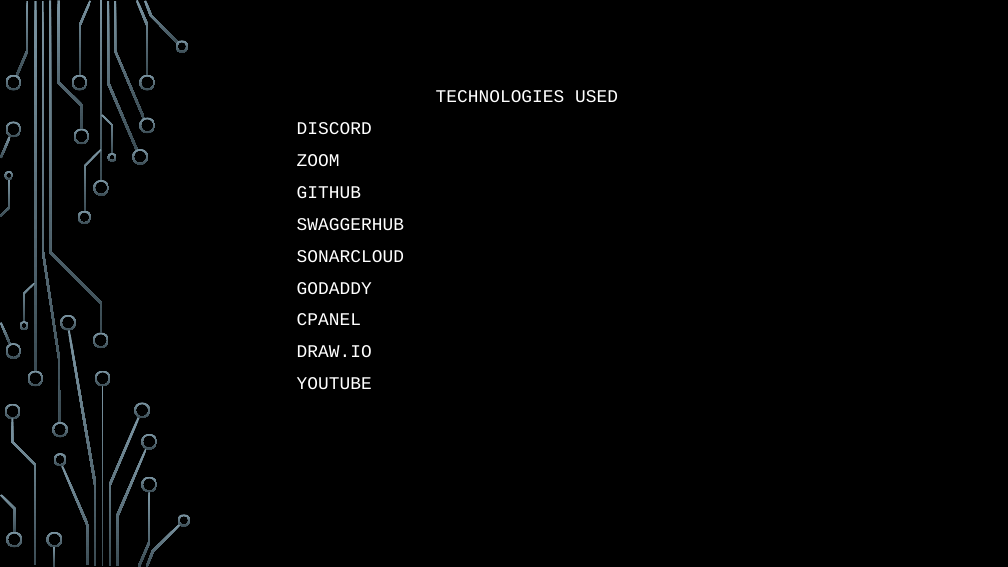
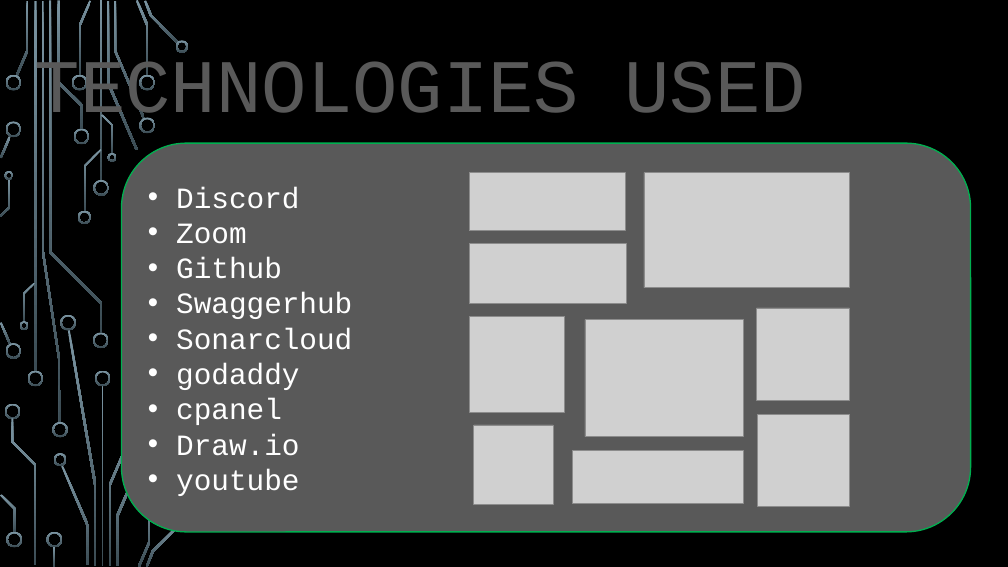
Before and after one commit to dugoatboy/COP4331-Group17-SmallProject, a slide deck: slide 8 of CONNECT.pptm. Drawn at 1008x567 pixels with LibreOffice and Linux fonts; fonts in the diff are those of the drawing; grey boxes stand for pictures; background and template pictures are left out. Boxes give left, top, right and bottom in pixels: in the first picture for what was removed or moved away, otherwise in the second. Text is boxed around its words. In the diff, an @@ line names an element or a change of style, - is before the commit and + after.

```diff
--- a/CONNECT.pptm
+++ b/CONNECT.pptm
@@ subtitle "TECHNOLOGIES USED": place and size @@
-subtitle "TECHNOLOGIES USED" at <box>297,90,618,389</box>
+subtitle "TECHNOLOGIES USED" at <box>35,58,806,134</box>
@@ subtitle "TECHNOLOGIES USED" at <box>35,58,806,134</box>: size 17 to 72 pt, text colour #FFFFFF to #595959; line spacing 1 to 1.2 @@
@@ rounded rectangle added at <box>122,143,971,532</box>, fill #595959, outline #00B050 1.25 pt, 28 pt, text #FFFFFF @@
+• Discord
+• Zoom
+• Github
+• Swaggerhub
+• Sonarcloud
+• godaddy
+• cpanel
+• Draw.io
+• youtube
@@ subtitle at <box>297,122,404,389</box>: paragraphs removed @@
-DISCORD
-ZOOM
-GITHUB
-SWAGGERHUB
-SONARCLOUD
-GODADDY
-CPANEL
-DRAW.IO
-YOUTUBE
@@ picture added at <box>470,172,625,231</box> @@
@@ picture added at <box>644,172,850,287</box> @@
@@ picture added at <box>470,244,627,304</box> @@
@@ picture added at <box>470,316,566,412</box> @@
@@ picture added at <box>585,320,744,437</box> @@
@@ picture added at <box>757,308,850,401</box> @@
@@ picture added at <box>758,414,850,507</box> @@
@@ picture added at <box>474,425,554,504</box> @@
@@ picture added at <box>572,451,743,504</box> @@
@@ group removed at <box>132,149,191,526</box>: 5 freeform shapes @@
```
Also in this commit, not shown: 5 other slides changed, 6 slides added, 4 slides removed.
